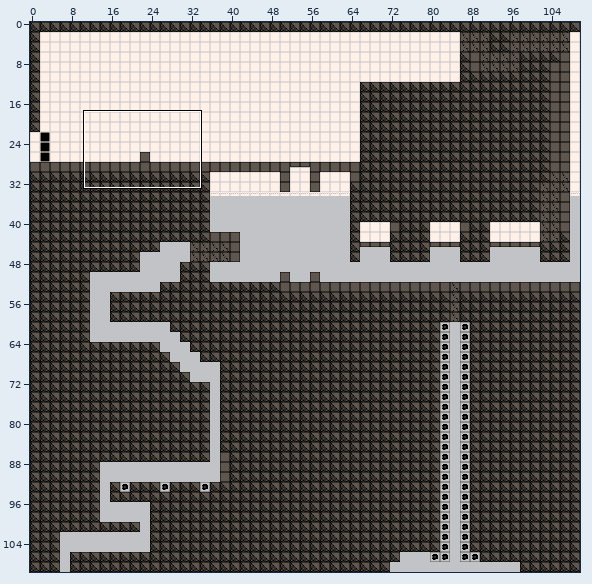
Two states of a Tiled map, mbh-platformer/mbh-platformer/Content/raw/map_ss_echo_00.tmx. Above: a wide view before the commit, with the close-up outlined.
Close-up. Before the commit:
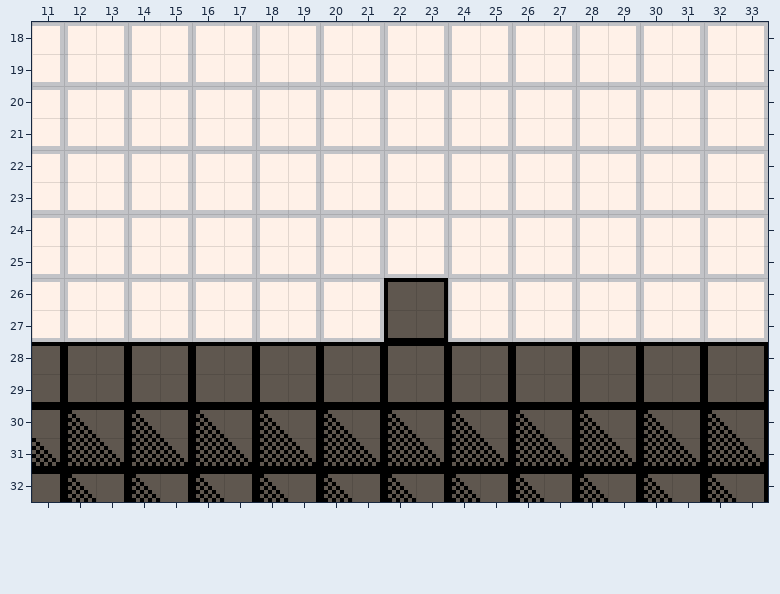
Cells are 8x8 px. Shown: x 11..33, y 18..32.
The result:
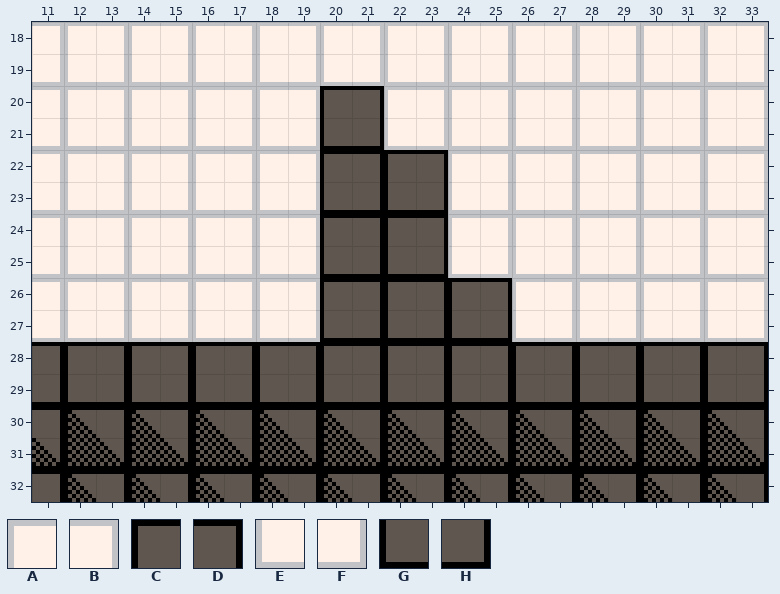
Key: from "platformer_sheet_1": A 2, B 3, C 6, D 7, E 18, F 19, G 22, H 23.
_ is an empty cell.
From old to new:
Layer "Tile Layer 1":
y 20: x 20..21 AB -> CD
y 21: x 20..21 EF -> GH
y 22: x 20..23 ABAB -> CDCD
y 23: x 20..23 EFEF -> GHGH
y 24: x 20..23 ABAB -> CDCD
y 25: x 20..23 EFEF -> GHGH
y 26: x 20..21 AB -> CD; x 24..25 AB -> CD
y 27: x 20..21 EF -> GH; x 24..25 EF -> GH
Boxes around the changes in both close-ups, in picture pixels (x1, y1, x2, y2):
changed: (320, 86, 512, 342)
